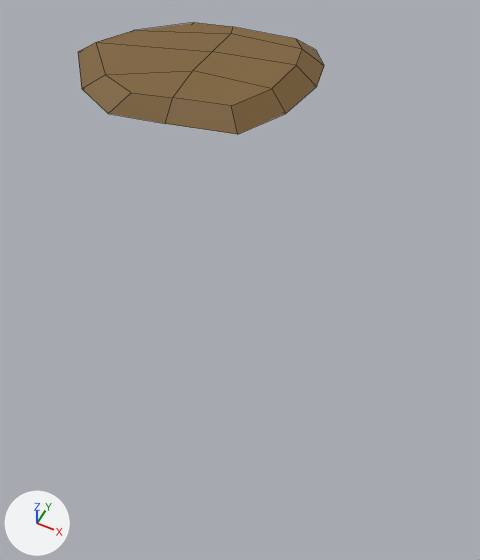
One commit to the FBX model CharacterController_Prototype/Assets/Models/Environment/stone_02.fbx: the scene before it, then after it.
Both versions are drawn from a camera (50 mm lens) standing at (-4.09, -8.08, 3.68) and looking at (-5.74, -4.78, -0.44). Arrows for +X, +Y and +Z are at lower left; the lights stay in place. Mesh edges are drawn as thin lines. Where no turn or scale is listed for an object, it has been applied to the vertices.
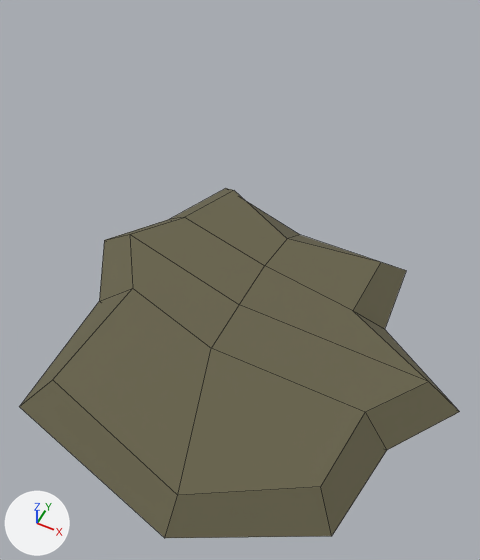
What changed in the scene script:
```text
Change mat_rock_texture:
    mat_rock_texture.base_color: (0.214, 0.123, 0.0368) -> (0.139, 0.127, 0.0734)  # brown #7f6236 -> brown #68644d
    mat_rock_texture.roughness: 0.5 -> 1.0
Change me_cube_034:
    where me_cube_034.from_pydata(...)  # 30 vertices, 28 faces; spans x -1.45..1.1, y -1.19..0.8, z -0.03..0.14
    used by ob_cube_033; location = (-7.155, -2.574, 0.0)
    me_cube_034 part 1
    me_cube_034.vertices[0].co: (-0.51, -1.19, -0.03) -> (-0.95, -1.25, -0.03)  # pixel (108, 113) -> pixel (19, 406)
    me_cube_034.vertices[1].co: (-0.34, -1.0, 0.14) -> (-0.79, -1.06, 0.14)  # pixel (131, 92) -> pixel (52, 379)
    me_cube_034.vertices[2].co: (-0.65, 0.63, -0.03) -> (-0.76, 1.24, -0.03)  # not seen -> pixel (225, 188)
    me_cube_034.vertices[3].co: (-0.48, 0.46, 0.14) -> (-0.59, 1.07, 0.14)  # pixel (194, 22) -> pixel (234, 190)
    me_cube_034.vertices[4].co: (0.75, -0.93, -0.03) -> (1.13, -1.13, -0.03)  # pixel (237, 134) -> pixel (331, 536)
    me_cube_034.vertices[5].co: (0.6, -0.77, 0.14) -> (0.98, -0.97, 0.14)  # pixel (231, 105) -> pixel (320, 486)
    me_cube_034.vertices[6].co: (0.82, 0.8, -0.03) -> (0.9, 1.0, -0.03)  # pixel (315, 49) -> pixel (406, 270)
    me_cube_034.vertices[7].co: (0.65, 0.63, 0.14) -> (0.73, 0.83, 0.14)  # pixel (295, 38) -> pixel (380, 262)
    me_cube_034.vertices[8].co: (-1.45, -0.38, -0.03) -> (-1.32, 0.25, -0.03)  # pixel (77, 51) -> pixel (104, 240)
    me_cube_034.vertices[9].co: (-1.19, -0.37, 0.14) -> (-1.07, 0.26, 0.14)  # pixel (95, 42) -> pixel (129, 234)
    me_cube_034.vertices[10].co: (1.1, 0.14, -0.03) -> (1.57, -0.03, -0.03)  # pixel (316, 86) -> pixel (459, 411)
    me_cube_034.vertices[11].co: (0.86, 0.15, 0.14) -> (1.33, -0.02, 0.14)  # pixel (296, 65) -> pixel (428, 381)
    me_cube_034.vertices[12].co: (-0.06, 0.72, -0.03) -> (0.03, 1.0, -0.03)  # not seen -> pixel (300, 234)
    me_cube_034.vertices[13].co: (-0.06, 0.56, 0.14) -> (0.02, 0.75, 0.14)  # pixel (232, 26) -> pixel (287, 238)
    me_cube_034.vertices[14].co: (0.06, -1.09, -0.03) -> (0.31, -1.55, -0.03)  # pixel (165, 123) -> pixel (164, 538)
    me_cube_034.vertices[15].co: (0.05, -0.9, 0.14) -> (0.29, -1.36, 0.14)  # pixel (172, 97) -> pixel (177, 495)
    me_cube_034.vertices[18].co: (-0.97, 0.02, 0.14) -> (-0.79, 0.61, 0.14)  # pixel (133, 30) -> pixel (184, 217)
    me_cube_034.vertices[19].co: (1.02, 0.55, -0.03) -> (0.93, 0.39, -0.03)  # pixel (324, 65) -> pixel (384, 329)
    me_cube_034.vertices[20].co: (-1.17, 0.1, -0.03) -> (-0.99, 0.69, -0.03)  # not seen -> pixel (169, 219)
    me_cube_034.vertices[21].co: (0.79, 0.47, 0.14) -> (0.7, 0.31, 0.14)  # pixel (302, 49) -> pixel (352, 310)
    me_cube_034.vertices[24].co: (-0.99, -0.95, -0.03) -> (-1.0, -0.29, -0.03)  # pixel (81, 88) -> pixel (99, 301)
    me_cube_034.vertices[25].co: (0.82, -0.34, 0.14) -> (1.04, -0.41, 0.14)  # pixel (271, 88) -> pixel (365, 412)
    me_cube_034.vertices[26].co: (-0.74, -0.85, 0.14) -> (-0.75, -0.19, 0.14)  # pixel (105, 74) -> pixel (132, 288)
    me_cube_034.vertices[27].co: (1.01, -0.43, -0.03) -> (1.24, -0.49, -0.03)  # pixel (285, 113) -> pixel (386, 450)
Change ob_cube_033:
    ob_cube_033.location: (-7.155, -2.574, 0.0) -> (-5.397, -5.466, 0.0)
```

Location of each change, [x1, y1, x2, y2] in pixels of the pictures (480 x 560 px):
'Cube.033', recoloured, surface changed, reshaped, moved (79% wider, 213% taller)
    before: [78, 23, 324, 134]
    after: [20, 188, 460, 538]
